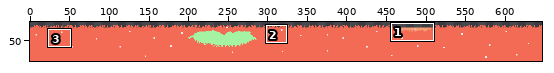
Edited in one commit: pixel-art file (Assets/Textures/Environments/OnlineWorld1/grass.aseprite). The picture above shows the old version from afar; the outline marks the close-up.
Close-up. The starting point:
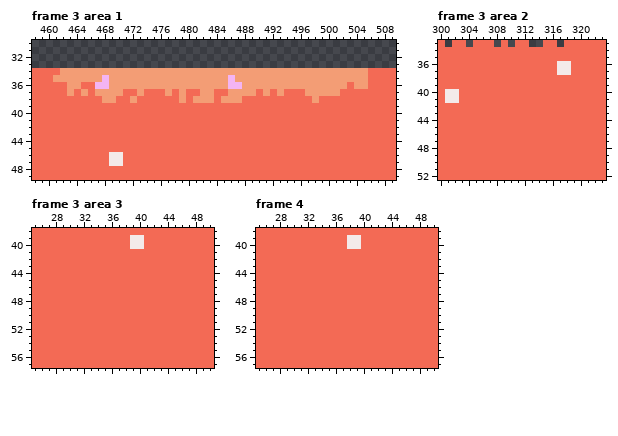
647x76 pixels, 5 frames. Shown: frame 3 area 1: x 458..509, y 30..49; frame 3 area 2: x 300..323, y 33..52; frame 3 area 3: x 25..50, y 38..57; frame 4: x 25..50, y 38..57. The wide view leaves out empty margins. The commit also changed other frames or places, which this record leaves out.
New version:
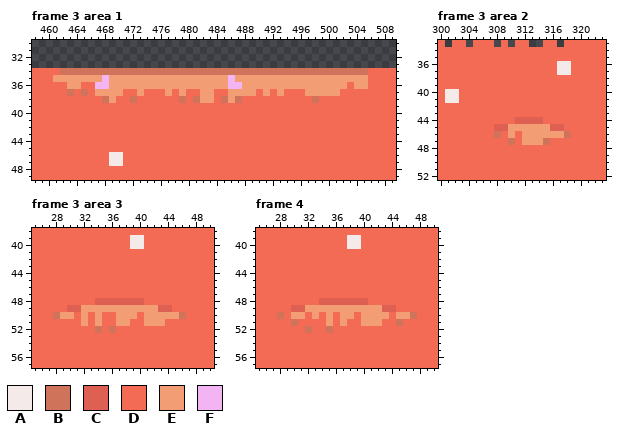
Palette (. is transparent): A #f3eae9  B #cf745b  C #dd6052  D #f36a55  E #f39d75  F #f3b4f3
From the commit log: added lil details to grass
What changed:
{"where": "frame 3 area 1, layer \"grass\""}
{"frame":3,"y":34,"x":462,"old":"EEEEEEEEEEEEEEEEEEEEEEEEEEEEEEEEEEEEEEEEEEEE","new":"BBBBBBBBBBBBBBBBBBBBBBBBBBBBBBBBBBBBBBBBBBBB"}
{"frame":3,"y":37,"x":463,"old":"E","new":"B"}
{"frame":3,"y":37,"x":465,"old":"E","new":"B"}
{"frame":3,"y":38,"x":468,"old":"E","new":"B"}
{"frame":3,"y":38,"x":472,"old":"E","new":"B"}
{"frame":3,"y":38,"x":479,"old":"E","new":"B"}
{"frame":3,"y":38,"x":481,"old":"E","new":"B"}
{"frame":3,"y":38,"x":485,"old":"E","new":"B"}
{"frame":3,"y":38,"x":487,"old":"E","new":"B"}
{"frame":3,"y":38,"x":498,"old":"E","new":"B"}
{"where": "frame 3 area 2, layer \"grass\""}
{"frame":3,"y":44,"x":311,"old":"DDDD","new":"CCCC"}
{"frame":3,"y":45,"x":308,"old":"DDDDDDDDDD","new":"CCEEEEEECC"}
{"frame":3,"y":46,"x":308,"old":"D","new":"B"}
{"frame":3,"y":46,"x":310,"old":"D","new":"E"}
{"frame":3,"y":46,"x":312,"old":"DDDDDDD","new":"EEEEEEB"}
{"frame":3,"y":47,"x":310,"old":"D","new":"B"}
{"frame":3,"y":47,"x":312,"old":"DDDD","new":"EEEB"}
{"where": "frame 3 area 3, layer \"grass\""}
{"frame":3,"y":48,"x":34,"old":"DDDDDDD","new":"CCCCCCC"}
{"frame":3,"y":49,"x":30,"old":"DDDDDDDDDDDDDDD","new":"CCEEEEEEEEEEECC"}
{"frame":3,"y":50,"x":28,"old":"DDD","new":"BEE"}
{"frame":3,"y":50,"x":32,"old":"D","new":"E"}
{"frame":3,"y":50,"x":34,"old":"D","new":"E"}
{"frame":3,"y":50,"x":37,"old":"DDD","new":"EEE"}
{"frame":3,"y":50,"x":41,"old":"DDDDDD","new":"EEEEEB"}
{"frame":3,"y":51,"x":32,"old":"D","new":"E"}
{"frame":3,"y":51,"x":34,"old":"D","new":"E"}
{"frame":3,"y":51,"x":37,"old":"DD","new":"EE"}
{"frame":3,"y":51,"x":41,"old":"DDD","new":"EEE"}
{"frame":3,"y":52,"x":34,"old":"D","new":"B"}
{"frame":3,"y":52,"x":36,"old":"D","new":"B"}
{"where": "frame 4, layer \"grass\""}
{"frame":4,"y":48,"x":34,"old":"DDDDDDD","new":"CCCCCCC"}
{"frame":4,"y":49,"x":30,"old":"DDDDDDDDDDDDDDD","new":"CCEEEEEEEEEEECC"}
{"frame":4,"y":50,"x":28,"old":"D","new":"B"}
{"frame":4,"y":50,"x":30,"old":"DD","new":"EE"}
{"frame":4,"y":50,"x":33,"old":"D","new":"E"}
{"frame":4,"y":50,"x":35,"old":"D","new":"E"}
{"frame":4,"y":50,"x":37,"old":"DD","new":"EE"}
{"frame":4,"y":50,"x":40,"old":"DDDD","new":"EEEE"}
{"frame":4,"y":50,"x":45,"old":"DDD","new":"EEB"}
{"frame":4,"y":51,"x":30,"old":"D","new":"B"}
{"frame":4,"y":51,"x":35,"old":"D","new":"E"}
{"frame":4,"y":51,"x":37,"old":"D","new":"E"}
{"frame":4,"y":51,"x":40,"old":"DDD","new":"EEE"}
{"frame":4,"y":51,"x":45,"old":"D","new":"B"}
{"frame":4,"y":52,"x":32,"old":"D","new":"B"}
{"frame":4,"y":52,"x":35,"old":"D","new":"B"}
